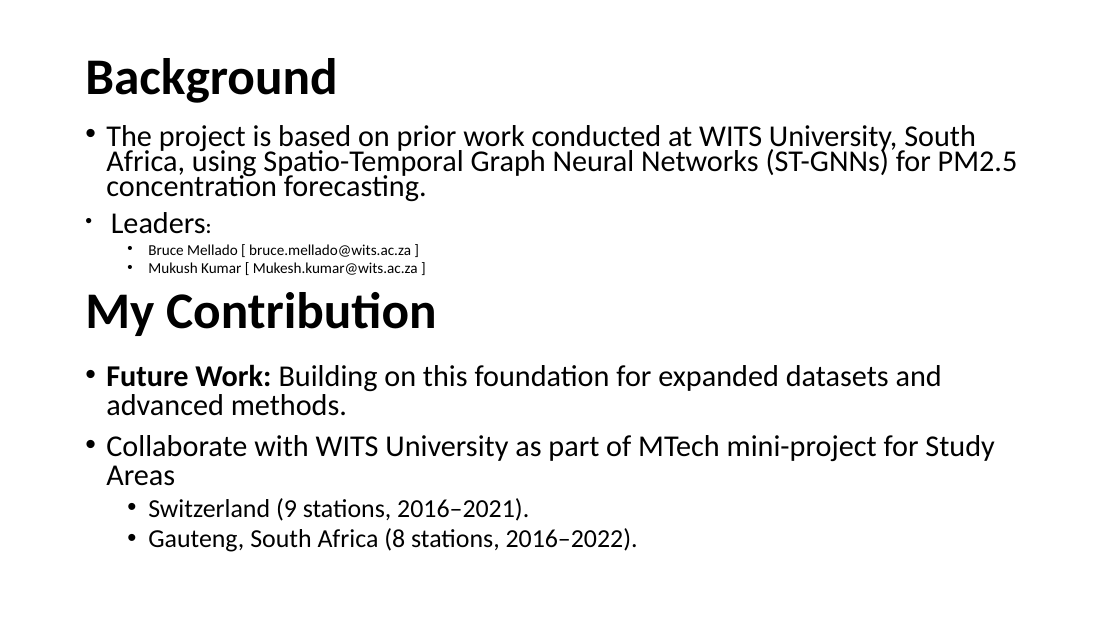
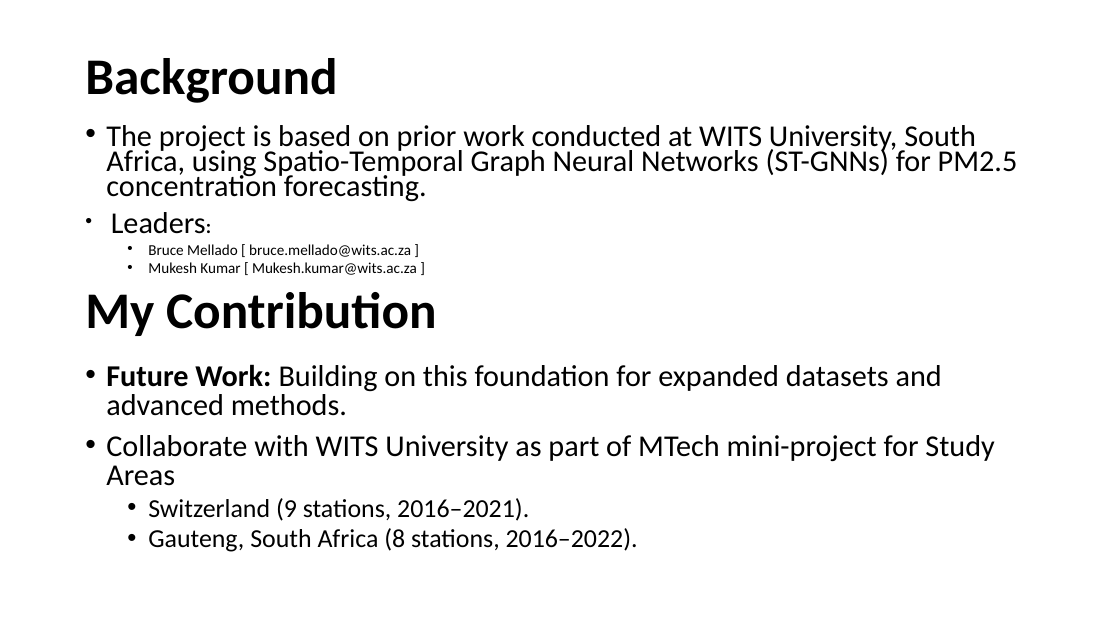
Before and after one commit to urssanj00/VNIT-AAI-SEM2, a slide deck: slide 3 of SEM-2/MINI_PROJECT/VNIT_PRESENTATION_PM2.pptx. Drawn at 1120x630 pixels with LibreOffice and Linux fonts; fonts in the diff are those of the drawing. Boxes give left, top, right and bottom in pixels: in the first picture for what was removed or moved away, otherwise in the second. Text is boxed around its words. In the diff, an @@ line names an element or a change of style, - is before the commit and + after.

```diff
--- a/SEM-2/MINI_PROJECT/VNIT_PRESENTATION_PM2.pptx
+++ b/SEM-2/MINI_PROJECT/VNIT_PRESENTATION_PM2.pptx
@@ text at bbox=[148, 262, 417, 275]: text changed @@
-  • Mukush Kumar [ Mukesh.kumar@wits.ac.za ]
+  • Mukesh Kumar [ Mukesh.kumar@wits.ac.za ]
```
Also in this commit, not shown: 1 slide added, 2 other files.
